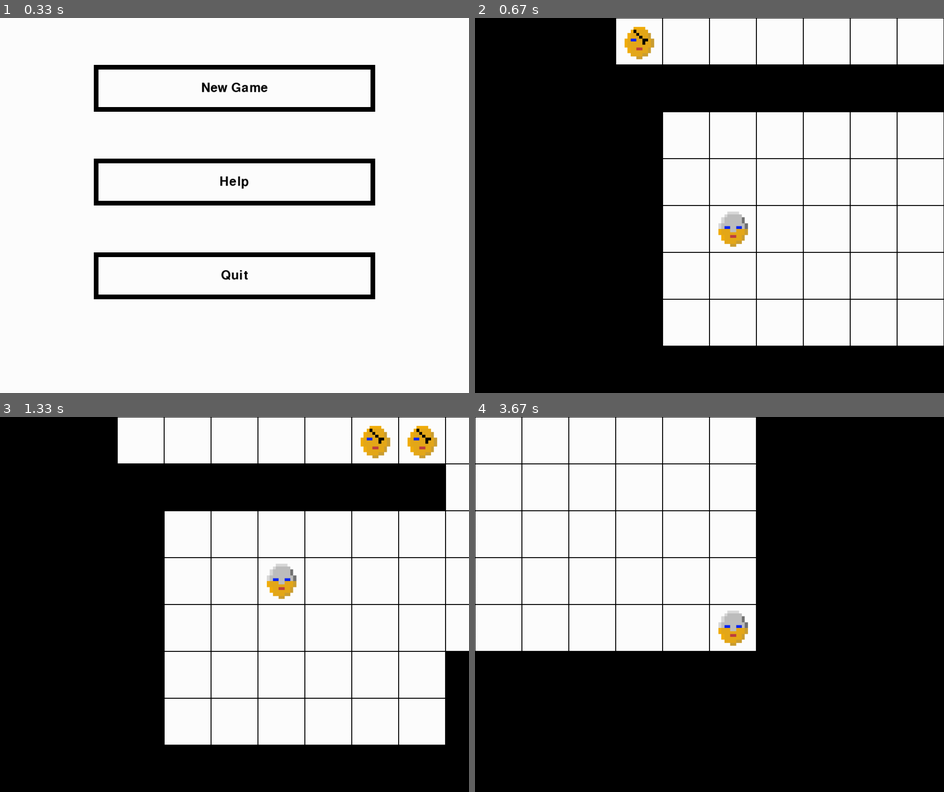
Above: before the commit, frames 1-4 (two rows, left to right).
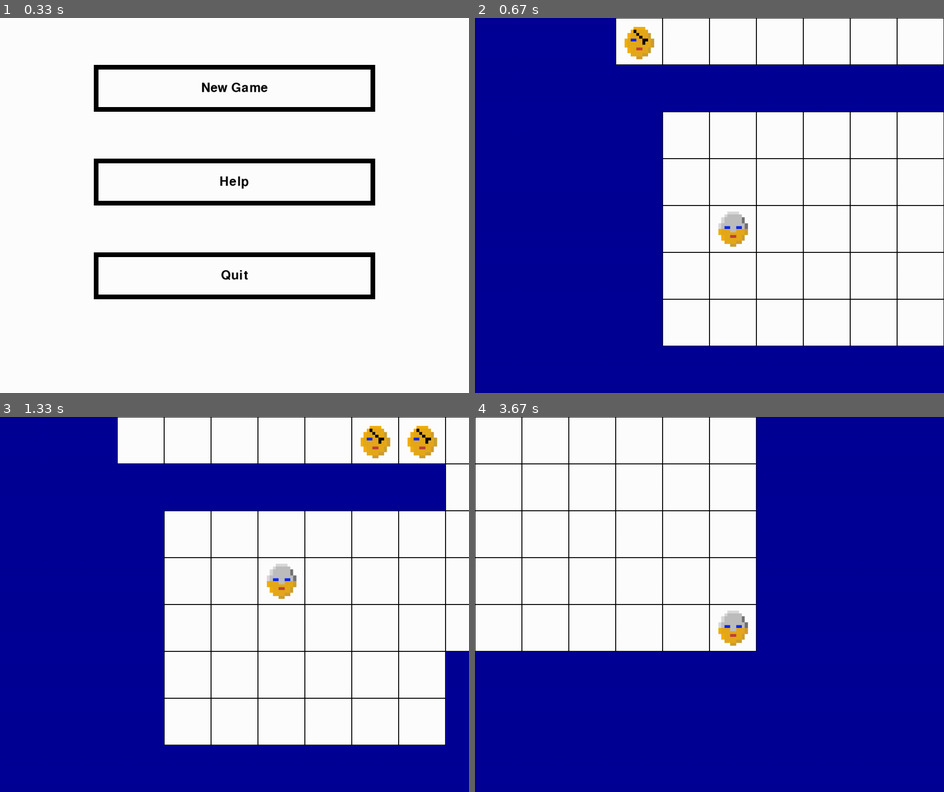
Above: after the commit, the same moments.

Repository: B3NJP/FinalSDDProject
Game: pygame game, started from main.py
Two runs of this game, one before a commit and one after it. Both use one fixed random seed, a clock stepped at 60 frames per second and the inputs below.
Inputs (mouse positions are in pixels of both pictures, inside the frame that each line leads up to):
- Up to frame 1 (0.33 s): no input
- Up to frame 2 (0.67 s): click (709, 89) at 0.38 s
- Up to frame 3 (1.33 s): tap W at 0.67 s; hold Right from 1 s (still down); hold D from 1 s (still down)
- Up to frame 4 (3.67 s): release Right at 1.47 s; release D at 1.47 s; hold Up 1.5-1.8 s; hold W 1.5-1.8 s; hold Right 1.83-2.3 s; hold D 1.83-2.3 s; hold Left 2.33-2.87 s; hold A 2.33-2.87 s; hold Down 2.9-3.2 s; hold S 2.9-3.2 s; hold Left 3.23-3.63 s; hold A 3.23-3.63 s

Frame 1 is identical in both runs. In frame 2, 54% of the frame differs, in the area x 0-100%, y 0-100%; in frame 3, 51%; in frame 4, 62%.

Commit message:
Made walls blue

Diff:
--- a/drawMap.py
+++ b/drawMap.py
@@ -3,6 +3,7 @@
 box = [100, 100]
 black = 0, 0, 0
 white = 255, 255, 255
+darkBlue = 0, 0, 150
 
 def draw(map, units, camera, screen):
     for i in range(0, len(map)):
@@ -12,7 +13,7 @@
                     if map[i][j] == '0':
                         pygame.draw.rect(screen, black, [(j+camera[0])*100, (i+camera[1])*100]+box, 1) # Draws map lines
                     else:
-                        pygame.draw.rect(screen, black, [(j+camera[0])*100, (i+camera[1])*100]+box, 0) # Draws wall
+                        pygame.draw.rect(screen, darkBlue, [(j+camera[0])*100, (i+camera[1])*100]+box, 0) # Draws wall
 
     for i in units:
         if ((i.loc[1]+camera[1])*100 < screen.get_height() and (i.loc[1]+camera[1])*100 > -100): # If the spot is within the selected area
